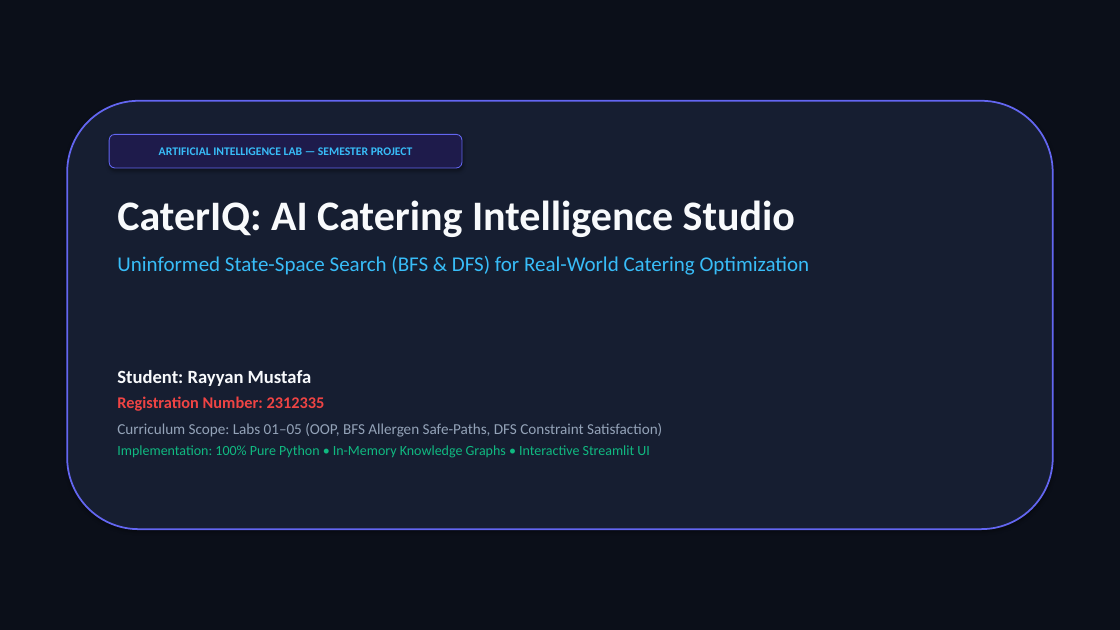
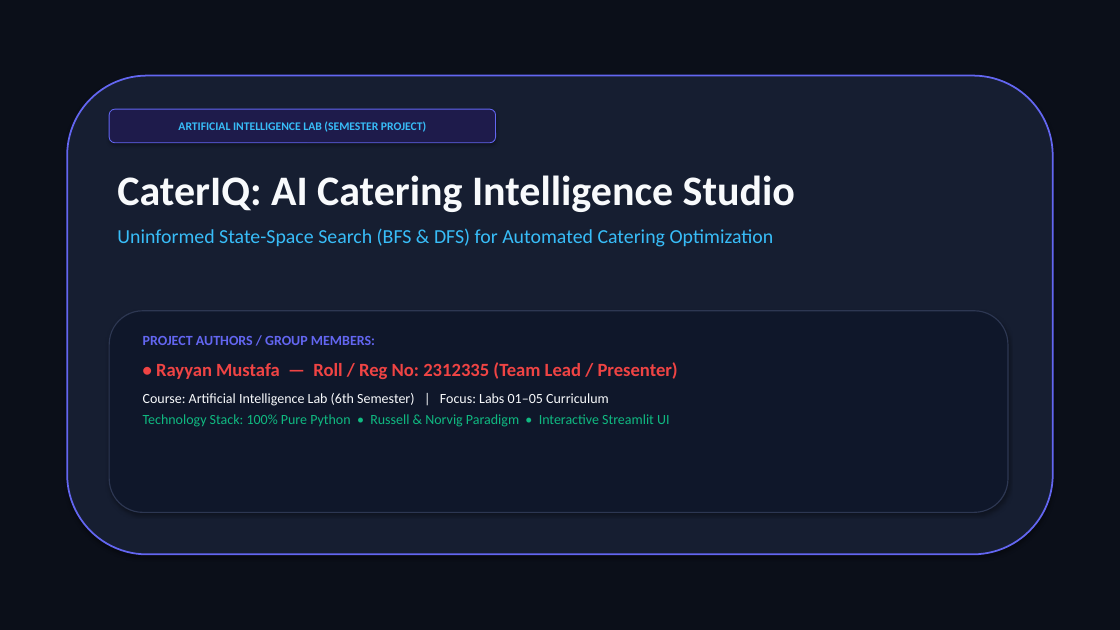
Before and after one commit to rayyan-mustafa/CaterIQ, a slide deck: slide 1 of CaterIQ_Presentation_Rayyan_Mustafa_2312335.pptx. Drawn at 1120x630 pixels with LibreOffice and Linux fonts; fonts in the diff are those of the drawing. Boxes give left, top, right and bottom in pixels: in the first picture for what was removed or moved away, otherwise in the second. Text is boxed around its words. In the diff, an @@ line names an element or a change of style, - is before the commit and + after.

Commit message:
docs(docs): align presentation format strictly with lab evaluation rubric
- Structure slides across the 5 required curriculum sections
- Feature group members block on title slide with Rayyan Mustafa (2312335)
- Include detailed concept mappings for Labs 01-05 and benchmark results

```diff
--- a/CaterIQ_Presentation_Rayyan_Mustafa_2312335.pptx
+++ b/CaterIQ_Presentation_Rayyan_Mustafa_2312335.pptx
@@ rounded rectangle: place and size @@
-rounded rectangle at box(67, 101, 1053, 529)
+rounded rectangle at box(67, 76, 1053, 555)
@@ rounded rectangle "ARTIFICIAL INTELLIGENCE LAB (SEMESTER PROJECT)": place and size @@
-rounded rectangle "ARTIFICIAL INTELLIGENCE LAB (SEMESTER PROJECT)" at box(109, 134, 462, 168)
+rounded rectangle "ARTIFICIAL INTELLIGENCE LAB (SEMESTER PROJECT)" at box(109, 109, 496, 143)
@@ text in rounded rectangle at box(178, 121, 426, 132): text changed @@
-ARTIFICIAL INTELLIGENCE LAB — SEMESTER PROJECT
+ARTIFICIAL INTELLIGENCE LAB (SEMESTER PROJECT)
@@ text "CaterIQ: AI Catering Intelligence Studio": place and size @@
-text "CaterIQ: AI Catering Intelligence Studio" at box(117, 200, 810, 275)
+text "CaterIQ: AI Catering Intelligence Studio" at box(117, 175, 795, 247)
@@ text at box(117, 228, 774, 247): text changed; size 18 to 17 pt @@
-Uninformed State-Space Search (BFS & DFS) for Real-World Catering Optimization
+Uninformed State-Space Search (BFS & DFS) for Automated Catering Optimization
@@ rounded rectangle added at box(109, 311, 1008, 513), fill #0F172A, outline #2D3752 1 pt @@
@@ text at box(143, 336, 678, 427): text changed; size 13 to 12 pt; text colour #94A3B8 to #10B981 @@
-Student: Rayyan Mustafa
-Registration Number: 2312335
-Curriculum Scope: Labs 01–05 (OOP, BFS Allergen Safe-Paths, DFS Constraint Satisfaction)
-Implementation: 100% Pure Python • In-Memory Knowledge Graphs • Interactive Streamlit UI
+PROJECT AUTHORS / GROUP MEMBERS:
+• Rayyan Mustafa — Roll / Reg No: 2312335 (Team Lead / Presenter)
+Course: Artificial Intelligence Lab (6th Semester) | Focus: Labs 01–05 Curriculum
+Technology Stack: 100% Pure Python • Russell & Norvig Paradigm • Interactive Streamlit UI
```
Also in this commit, not shown: 3 other slides changed, 4 slides added, 4 slides removed, 1 other file.
